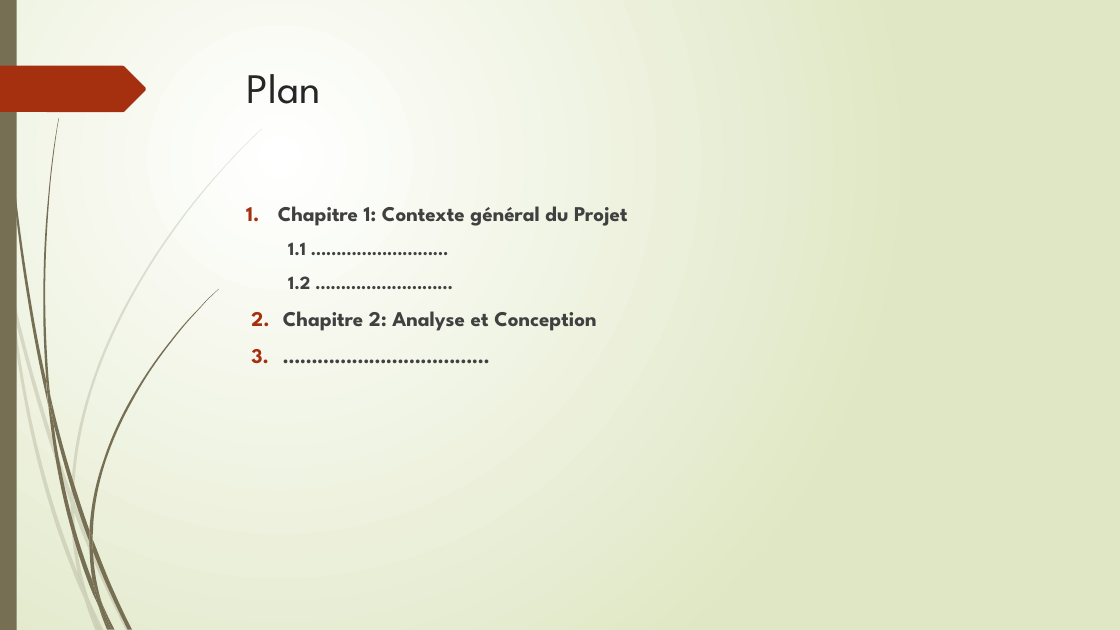
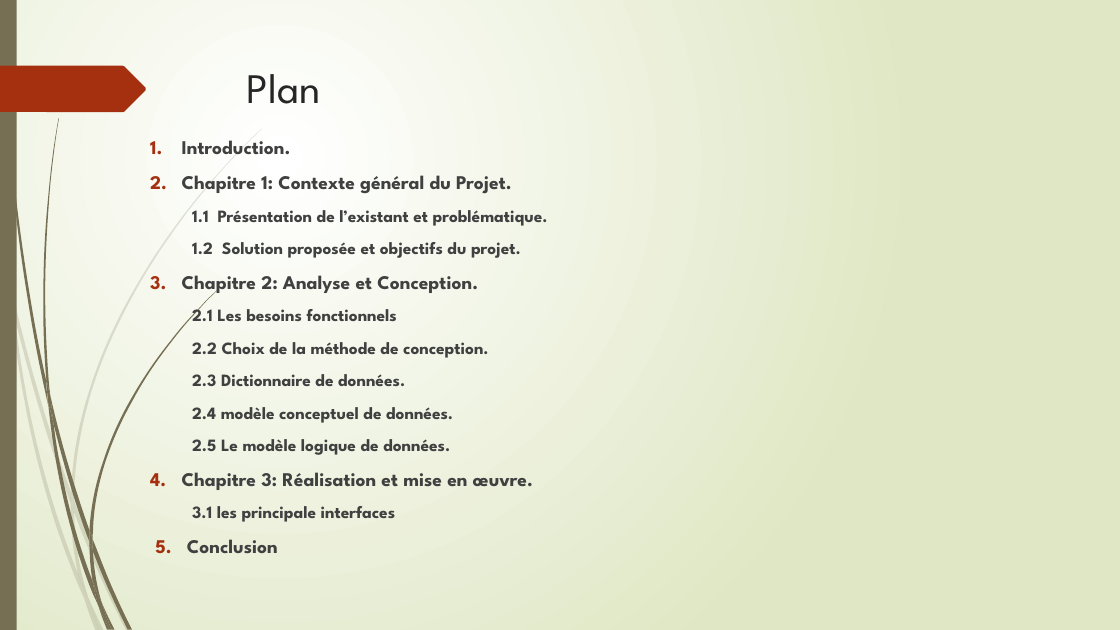
Before and after one commit to ElmarhraouiDev/rapport-de-projet-de-fin-d-etude, a slide deck: slide 2 of Plan présenation.pptx. Drawn at 1120x630 pixels with LibreOffice and Linux fonts; fonts in the diff are those of the drawing. Boxes give left, top, right and bottom in pixels: in the first picture for what was removed or moved away, otherwise in the second. Text is boxed around its words. In the diff, an @@ line names an element or a change of style, - is before the commit and + after.

```diff
--- a/Plan présenation.pptx
+++ b/Plan présenation.pptx
@@ text at <box>182,140,548,553</box>: text changed; size 18 to 14.8 pt @@
-1. Chapitre 1: Contexte général du Projet
-  1.1 ………………………
-  1.2 ………………………
-2. Chapitre 2: Analyse et Conception
-3. ………………………………
+1. Introduction.
+2. Chapitre 1: Contexte général du Projet.
+  1.1 Présentation de l’existant et problématique.
+  1.2 Solution proposée et objectifs du projet.
+3. Chapitre 2: Analyse et Conception.
+  2.1 Les besoins fonctionnels
+  2.2 Choix de la méthode de conception.
+  2.3 Dictionnaire de données.
+  2.4 modèle conceptuel de données.
+  2.5 Le modèle logique de données.
+4. Chapitre 3: Réalisation et mise en œuvre.
+  3.1 les principale interfaces
+5. Conclusion
```
Also in this commit, not shown: 2 other slides changed, 1 slide added, 1 slide removed, 11 other files.
